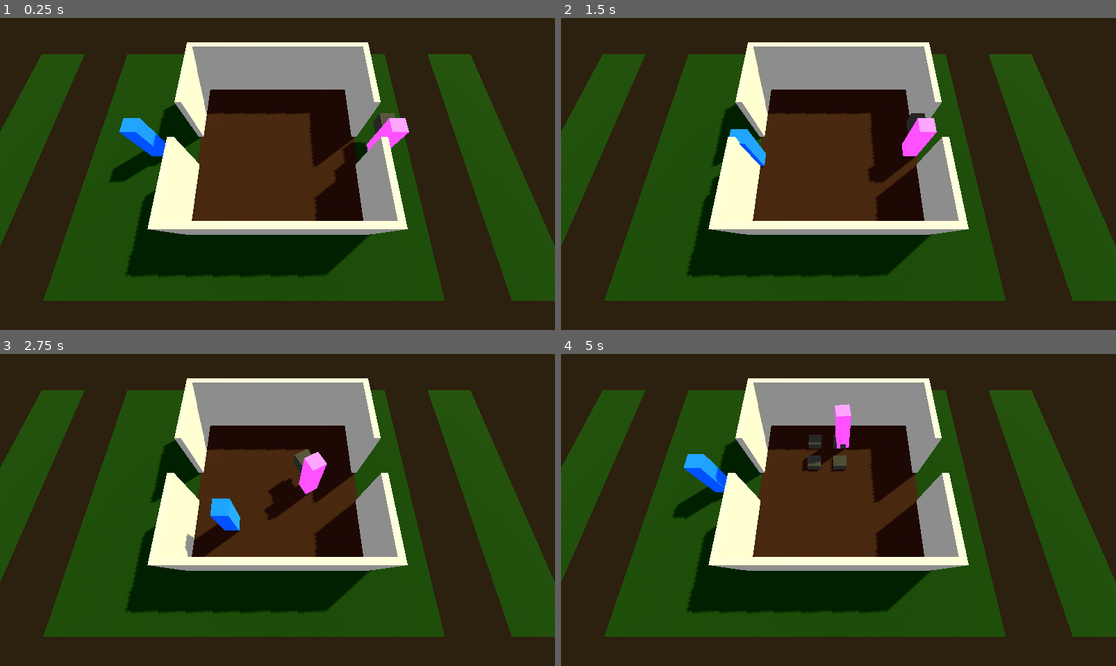
Above: before the commit, frames 1-4 (two rows, left to right).
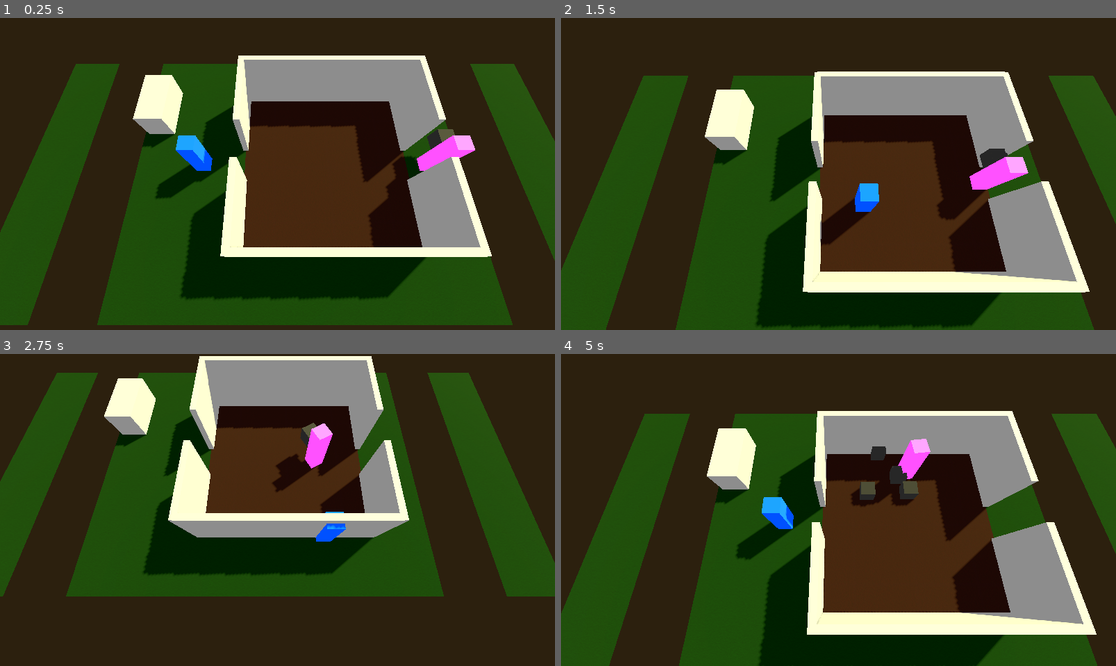
Above: after the commit, the same moments.

Repository: gshadows/Oniomania
Game: Godot game, scene res://levels/level_01.tscn
Same seed, same stepped clock (60 frames per second), same inputs: the game is played once before the commit and once after it.
Inputs:
- Up to frame 1 (0.25 s): no input
- Up to frame 2 (1.5 s): hold D (right) 0.53-1.28 s; tap Space (action) at 0.6, 1.35 s; hold S (down) from 1.28 s (still down)
- Up to frame 3 (2.75 s): release S (down) at 2.03 s; hold D (right) from 2.03 s (still down); tap Space (action) at 2.1 s
- Up to frame 4 (5 s): release D (right) at 2.78 s; hold W (up) 2.78-3.53 s; tap Space (action) at 2.85, 3.6, 4.35 s; hold A (left) from 3.53 s (still down)

The runs differ from the first frame. In frame 1, 68% of the frame differs, in the area x 0-100%, y 7-99%; in frame 2, 75%, in the area x 0-100%, y 7-100%; in frame 3, 41%; in frame 4, 74%.

Commit message:
Player control. Game minimally payable.

Diff:
--- a/levels/camera_control.gd
+++ b/levels/camera_control.gd
@@ -1,9 +1,9 @@
 extends Node3D
 
-const FOLLOW_SPEED := 1.0
+const FOLLOW_SPEED := 2.0
 
 @onready var cam: Camera3D = $Camera3D
-var player: Player = null
+@export var player: Player = null
 
 
 func setup(_player:Player) -> void:
@@ -12,5 +12,7 @@
 
 func _process(delta):
 	if not player: return
-	var dir := player.global_position - global_position
-	global_position += dir * (FOLLOW_SPEED * delta)
+	var dir := player.global_position - cam.global_position
+	dir.y = 0
+	dir.z += 2.0
+	cam.global_position += dir * (FOLLOW_SPEED * delta)
--- a/levels/game_manager.gd
+++ b/levels/game_manager.gd
@@ -1,9 +1,17 @@
 class_name GameManager extends Node3D
+
+signal win
+signal loose
 
 @export var wife: Wife
 @export var player: Player
 #@export var neighboar: Neighboar
 @export var garbage_manager: GarbageManager
+@export_range(0.1, 20.0, 0.1) var difficulty_modifier := 1.0
+@export var difficulty_after := [ 5, 10, 15, 20, 25, 30, 40, 50 ]
+
+var garbage_cars := 0
+var garbage_collected := 0
 
 
 func _ready() -> void:
@@ -14,7 +22,9 @@
 		#DisplayServer.window_set_mode(DisplayServer.WINDOW_MODE_FULLSCREEN)
 		#DisplayServer.window_set_mode(DisplayServer.WINDOW_MODE_MAXIMIZED)
 
+
 func set_difficulty_modifier(modifier: float) -> void:
+	difficulty_modifier = modifier
 	wife.difficulty_modifier = modifier
 	player.difficulty_modifier = modifier
 	garbage_manager.difficulty_modifier = modifier
@@ -22,3 +32,14 @@
 
 func _on_garbage_garbage_overflow():
 	pass # Replace with function body.
+
+
+func _on_player_throw_garbage():
+	# Increase counter.
+	garbage_collected += 1
+	# Increase difficulty after certain number of collected trash.
+	for a in difficulty_after:
+		if garbage_collected < a:
+			break
+		if garbage_collected == a:
+			set_difficulty_modifier(difficulty_modifier + 0.1)
--- a/levels/garbage_manager.gd
+++ b/levels/garbage_manager.gd
@@ -111,7 +111,14 @@
 
 func _drop_trash(pos: Vector3) -> Node3D:
 	var trash := garbage_scene.instantiate() as Node3D
-	trash.name = "Trash_01"
-	trash.position = pos
+	trash.name = "Trash"
+	trash.position = Vector3(pos.x + randf_range(-1, +1), pos.y, pos.z + randf_range(-1, +1))
 	add_child(trash)
 	return trash
+
+
+func _on_player_take_garbage(garbage:Garbage) -> void:
+	var slot_xz := point_to_slot_coords(garbage.global_position)
+	set_slot(slot_xz.x, slot_xz.y, null)
+	garbage.queue_free()
+	remove_child(garbage)
--- a/levels/level_01.tscn
+++ b/levels/level_01.tscn
@@ -9,6 +9,7 @@
 [ext_resource type="Script" path="res://levels/garbage_manager.gd" id="6_gcxo5"]
 [ext_resource type="PackedScene" uid="uid://dn7oqjnwknkvm" path="res://objects/wife/wife.tscn" id="6_v7ng2"]
 [ext_resource type="PackedScene" uid="uid://c0xnngr82espu" path="res://objects/package/garbage.tscn" id="7_dd4qp"]
+[ext_resource type="PackedScene" uid="uid://dfvrvyh8rh5gx" path="res://objects/trash_can/trash_can.tscn" id="10_dimyd"]
 
 [sub_resource type="BoxMesh" id="BoxMesh_6oqfo"]
 size = Vector3(6, 2, 0.2)
@@ -25,12 +26,16 @@
 reflected_light_source = 1
 tonemap_exposure = 1.44
 
-[node name="Level01" type="Node3D"]
+[node name="Level01" type="Node3D" node_paths=PackedStringArray("wife", "player", "garbage_manager")]
 script = ExtResource("1_5geff")
-
-[node name="CameraControl" type="Node3D" parent="."]
+wife = NodePath("Wife")
+player = NodePath("Player")
+garbage_manager = NodePath("Garbage")
+
+[node name="CameraControl" type="Node3D" parent="." node_paths=PackedStringArray("player")]
 transform = Transform3D(1, 0, 0, 0, 0.939693, -0.34202, 0, 0.34202, 0.939693, 0, 7, 3.515)
 script = ExtResource("2_7h737")
+player = NodePath("../Player")
 
 [node name="Camera3D" type="Camera3D" parent="CameraControl"]
 transform = Transform3D(1, 0, 0, 0, -4.37114e-08, 1, 0, -1, -4.37114e-08, 0, 0, 0)
@@ -217,6 +222,8 @@
 [node name="Wall6" type="MeshInstance3D" parent="Statics/House"]
 transform = Transform3D(1, 0, 0, 0, 1, 0, 0, 0, 1, 3.00441, 1, 1.84308)
 mesh = SubResource("BoxMesh_up5ll")
+
+[node name="Walls" type="Node" parent="Statics"]
 
 [node name="WayPoints" type="Node" parent="."]
 
@@ -359,6 +366,9 @@
 waypoint = NodePath("../WayPoints/WP-Garbage")
 state = 4
 
+[node name="TrashCan" parent="." instance=ExtResource("10_dimyd")]
+transform = Transform3D(1, 0, 0, 0, 1, 0, 0, 0, 1, -6.33862, 0, -2.31207)
+
 [node name="Sun" type="DirectionalLight3D" parent="."]
 transform = Transform3D(-0.611527, -0.536576, 0.581482, 0, 0.734915, 0.67816, -0.791224, 0.414713, -0.44942, 0, 0, 0)
 light_color = Color(1, 1, 0.533333, 1)
@@ -368,5 +378,7 @@
 environment = SubResource("Environment_fbhdu")
 
 [connection signal="garbage_overflow" from="Garbage" to="." method="_on_garbage_garbage_overflow"]
+[connection signal="take_garbage" from="Player" to="Garbage" method="_on_player_take_garbage"]
+[connection signal="throw_garbage" from="Player" to="." method="_on_player_throw_garbage"]
 [connection signal="drop_garbage" from="Wife" to="Garbage" method="_on_wife_drop_garbage"]
 [connection signal="need_garbage_place" from="Wife" to="Garbage" method="_on_wife_need_garbage_place"]
--- /dev/null
+++ b/objects/package/garbage.gd
@@ -0,0 +1 @@
+class_name Garbage extends StaticBody3D
--- a/objects/package/garbage.tscn
+++ b/objects/package/garbage.tscn
@@ -1,4 +1,6 @@
-[gd_scene load_steps=3 format=3 uid="uid://c0xnngr82espu"]
+[gd_scene load_steps=5 format=3 uid="uid://c0xnngr82espu"]
+
+[ext_resource type="Script" path="res://objects/package/garbage.gd" id="1_u4f1e"]
 
 [sub_resource type="BoxMesh" id="BoxMesh_va3xd"]
 size = Vector3(0.5, 0.5, 0.5)
@@ -7,7 +9,18 @@
 albedo_color = Color(0.156863, 0.156863, 0.156863, 1)
 metallic_specular = 0.0
 
-[node name="Garbage" type="MeshInstance3D"]
+[sub_resource type="BoxShape3D" id="BoxShape3D_p2746"]
+size = Vector3(0.5, 0.5, 0.5)
+
+[node name="Garbage" type="StaticBody3D"]
+collision_layer = 2
+script = ExtResource("1_u4f1e")
+
+[node name="MeshInstance3D" type="MeshInstance3D" parent="."]
 transform = Transform3D(1, 0, 0, 0, 1, 0, 0, 0, 1, 0, 0.25, 0)
 mesh = SubResource("BoxMesh_va3xd")
 surface_material_override/0 = SubResource("StandardMaterial3D_uqrkl")
+
+[node name="CollisionShape3D" type="CollisionShape3D" parent="."]
+transform = Transform3D(1, 0, 0, 0, 1, 0, 0, 0, 1, 0, 0.25, 0)
+shape = SubResource("BoxShape3D_p2746")
--- a/objects/player/player.gd
+++ b/objects/player/player.gd
@@ -1,10 +1,15 @@
 class_name Player extends CharacterBody3D
 
-const WALK_SPEED := 2.0
+signal throw_garbage
+signal take_garbage(garbage:Garbage)
 
-@export var garbage_manager: GarbageManager
+const WALK_SPEED := 4.0
+
+@onready var raycast: RayCast3D = $RayCast3D
+@onready var mesh_garbage: MeshInstance3D = $MeshGargabe
 
 var difficulty_modifier := 1.0 # Updated by the GameManager
+var holding_trash := false
 
 
 func _ready():
@@ -30,4 +35,21 @@
 
 func _do_actions() -> void:
 	if Input.is_action_just_pressed("action"):
-		pass
+		if raycast.is_colliding():
+			var collider := raycast.get_collider()
+			if collider is TrashCan:
+				_drop_garbage()
+			elif collider is Garbage:
+				_take_garbage(collider)
+
+func _drop_garbage() -> void:
+	if not holding_trash: return
+	holding_trash = false
+	mesh_garbage.visible = false
+	throw_garbage.emit()
+
+func _take_garbage(garbage:Garbage) -> void:
+	if holding_trash: return
+	holding_trash = true
+	mesh_garbage.visible = true
+	take_garbage.emit(garbage)
--- a/objects/player/player.tscn
+++ b/objects/player/player.tscn
@@ -11,10 +11,18 @@
 [sub_resource type="ConvexPolygonShape3D" id="ConvexPolygonShape3D_yroc6"]
 points = PackedVector3Array(-0.25, -0.85, -0.25, -0.25, -0.85, 0.25, -0.25, 0.85, -0.25, 0.25, -0.85, -0.25, 0.25, -0.85, 0.25, -0.25, 0.85, 0.25, 0.25, 0.85, -0.25, 0.25, 0.85, 0.25)
 
+[sub_resource type="BoxMesh" id="BoxMesh_pslfw"]
+size = Vector3(0.5, 0.5, 0.5)
+
+[sub_resource type="StandardMaterial3D" id="StandardMaterial3D_w0w5b"]
+albedo_color = Color(0.152941, 0.152941, 0.152941, 1)
+
 [node name="Player" type="CharacterBody3D"]
+collision_layer = 0
+collision_mask = 5
 script = ExtResource("1_30k1t")
 
-[node name="MeshInstance3D" type="MeshInstance3D" parent="."]
+[node name="MeshPlayer" type="MeshInstance3D" parent="."]
 transform = Transform3D(1, 0, 0, 0, 1, 0, 0, 0, 1, 0, 0.85, 0)
 mesh = SubResource("BoxMesh_rytkx")
 surface_material_override/0 = SubResource("StandardMaterial3D_hlhih")
@@ -22,3 +30,14 @@
 [node name="CollisionShape3D" type="CollisionShape3D" parent="."]
 transform = Transform3D(1, 0, 0, 0, 1, 0, 0, 0, 1, 0, 0.85, 0)
 shape = SubResource("ConvexPolygonShape3D_yroc6")
+
+[node name="RayCast3D" type="RayCast3D" parent="."]
+transform = Transform3D(1, 0, 0, 0, 1, 0, 0, 0, 1, 0, 0.372077, 0)
+target_position = Vector3(0, 0, -1)
+collision_mask = 6
+
+[node name="MeshGargabe" type="MeshInstance3D" parent="."]
+transform = Transform3D(1, 0, 0, 0, 1, 0, 0, 0, 1, 0, 1, -0.5)
+visible = false
+mesh = SubResource("BoxMesh_pslfw")
+surface_material_override/0 = SubResource("StandardMaterial3D_w0w5b")
--- /dev/null
+++ b/objects/trash_can/trash_can.gd
@@ -0,0 +1 @@
+class_name TrashCan extends StaticBody3D
--- /dev/null
+++ b/objects/trash_can/trash_can.tscn
@@ -0,0 +1,21 @@
+[gd_scene load_steps=4 format=3 uid="uid://dfvrvyh8rh5gx"]
+
+[ext_resource type="Script" path="res://objects/trash_can/trash_can.gd" id="1_fl1od"]
+
+[sub_resource type="BoxMesh" id="BoxMesh_vrri6"]
+size = Vector3(1, 1, 2)
+
+[sub_resource type="BoxShape3D" id="BoxShape3D_h5kdv"]
+size = Vector3(1, 1, 2)
+
+[node name="TrashCan" type="StaticBody3D"]
+collision_layer = 4
+script = ExtResource("1_fl1od")
+
+[node name="MeshInstance3D" type="MeshInstance3D" parent="."]
+transform = Transform3D(1, 0, 0, 0, 1, 0, 0, 0, 1, 0, 0.5, 0)
+mesh = SubResource("BoxMesh_vrri6")
+
+[node name="CollisionShape3D" type="CollisionShape3D" parent="."]
+transform = Transform3D(1, 0, 0, 0, 1, 0, 0, 0, 1, 0, 0.5, 0)
+shape = SubResource("BoxShape3D_h5kdv")
--- a/objects/wife/wife.tscn
+++ b/objects/wife/wife.tscn
@@ -22,7 +22,13 @@
 [sub_resource type="StandardMaterial3D" id="StandardMaterial3D_y7o1k"]
 albedo_color = Color(0.152941, 0.152941, 0.152941, 1)
 
-[node name="Wife" type="Node3D"]
+[sub_resource type="BoxShape3D" id="BoxShape3D_akqlc"]
+size = Vector3(0.5, 1.7, 0.5)
+
+[sub_resource type="BoxShape3D" id="BoxShape3D_xw2d1"]
+size = Vector3(0.5, 0.5, 0.5)
+
+[node name="Wife" type="CharacterBody3D"]
 script = ExtResource("1_nubjm")
 
 [node name="MeshStand" type="MeshInstance3D" parent="."]
@@ -46,3 +52,11 @@
 transform = Transform3D(1, 0, 0, 0, 1, 0, 0, 0, 1, 0, 1, -0.5)
 mesh = SubResource("BoxMesh_qj7gi")
 surface_material_override/0 = SubResource("StandardMaterial3D_y7o1k")
+
+[node name="CollisionWife" type="CollisionShape3D" parent="."]
+transform = Transform3D(1, 0, 0, 0, 1, 0, 0, 0, 1, 0, 0.85, 0)
+shape = SubResource("BoxShape3D_akqlc")
+
+[node name="CollisionGarbage" type="CollisionShape3D" parent="."]
+transform = Transform3D(1, 0, 0, 0, 1, 0, 0, 0, 1, 0, 1, -0.5)
+shape = SubResource("BoxShape3D_xw2d1")
--- a/project.godot
+++ b/project.godot
@@ -67,6 +67,12 @@
 ]
 }
 
+[layer_names]
+
+3d_physics/layer_1="Obstacles"
+3d_physics/layer_2="Garbage"
+3d_physics/layer_3="TrashCan"
+
 [rendering]
 
 renderer/rendering_method="gl_compatibility"
Not shown: 1 places in levels/level_01.tscn that only renumber resources
Not shown: 1 places in objects/player/player.tscn that only renumber resources
Not shown: 1 places in objects/wife/wife.tscn that only renumber resources
